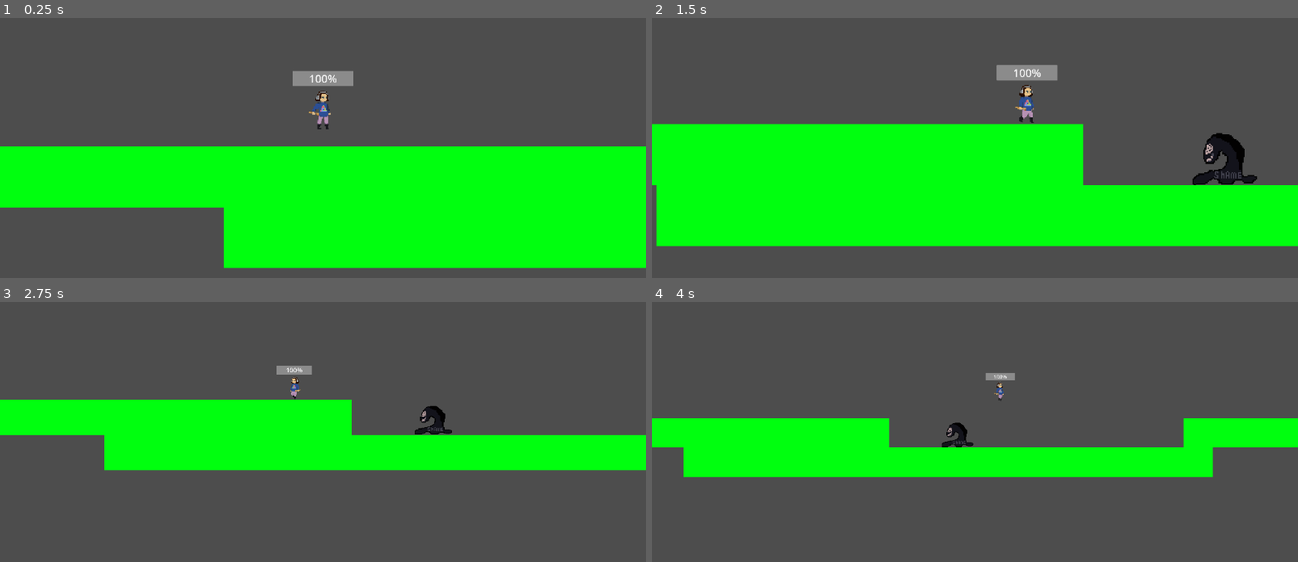
Above: before the commit, frames 1-4 (two rows, left to right).
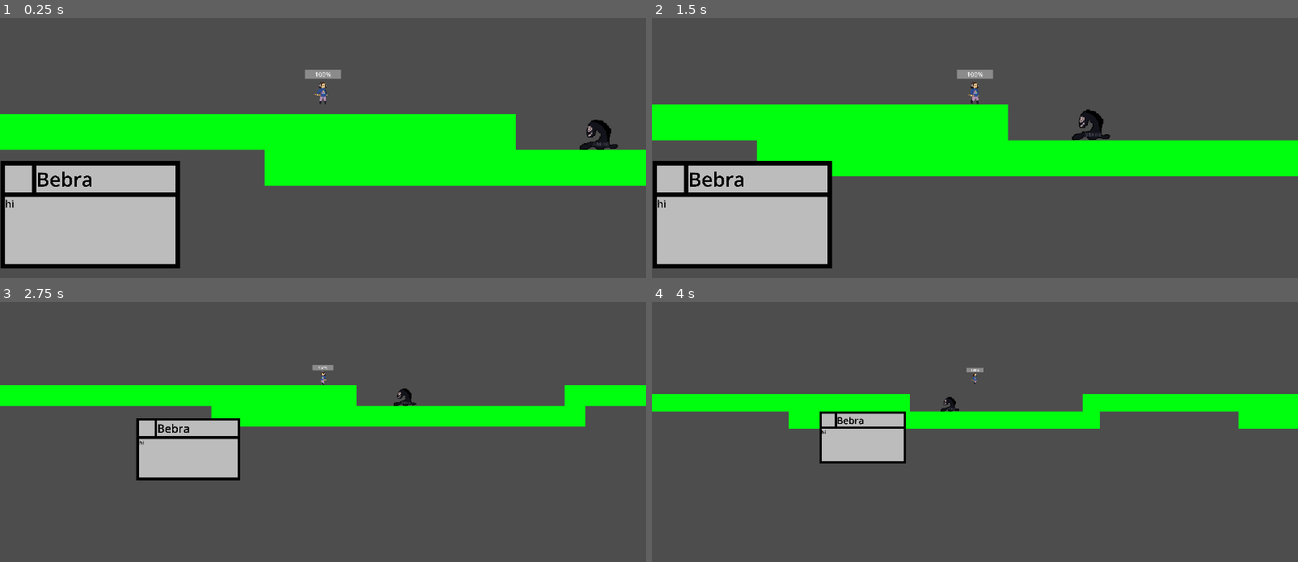
Above: after the commit, the same moments.

Repository: Hetkinsonn/a_lovely_playlist
Game: Godot game, scene res://Scenes/test_room.tscn
The game is run twice, just before and just after one commit, with the same random seed, the same clock (stepped at 60 frames per second) and the same inputs.
Inputs (mouse positions are in pixels of both pictures, inside the frame that each line leads up to):
- Up to frame 1 (0.25 s): no input
- Up to frame 2 (1.5 s): tap Enter (ui_accept) at 0.5, 0.6, 0.77, 1.07 s; move the mouse to (1117, 77) at 0.52 s; hold Right (ui_right) from 0.53 s (still down); move the mouse to (845, 114) at 1.27 s; click (845, 114) at 1.35 s
- Up to frame 3 (2.75 s): tap Enter (ui_accept) at 1.52, 1.55, 1.82, 2.3 s; move the mouse to (outside the picture) at 2.02 s; release Right (ui_right) at 2.03 s; hold Left (ui_left) from 2.03 s (still down); hold Mouse wheel down (mmb_down) from 2.03 s (still down)
- Up to frame 4 (4 s): move the mouse to (942, 452) at 2.77 s; release Left (ui_left) at 2.78 s; release Mouse wheel down (mmb_down) at 2.78 s; hold Right (ui_right) from 2.78 s (still down); tap Mouse wheel up (mmb_up) at 2.85 s; tap Enter (ui_accept) at 3.02, 3.05, 3.32, 3.6, 3.77 s; move the mouse to (1168, 434) at 3.52 s

The runs differ from the first frame. In frame 1, 47% of the frame differs, in the area x 0-100%, y 19-97%; in frame 2, 43%; in frame 3, 24%; in frame 4, 23%.

Commit message:
0.0.1.1 Dialog system 1

Diff:
--- a/Scenes/Liya.tscn
+++ b/Scenes/Liya.tscn
@@ -125,9 +125,7 @@
 frame_progress = 0.00561465
 
 [node name="Camera2D" type="Camera2D" parent="."]
-zoom = Vector2(1.7, 1.7)
 process_callback = 0
-position_smoothing_enabled = true
 
 [node name="HealthBar" type="ProgressBar" parent="."]
 offset_left = -32.0
--- /dev/null
+++ b/Scenes/dialog_window.tscn
@@ -0,0 +1,70 @@
+[gd_scene load_steps=2 format=3 uid="uid://1whxg574l70f"]
+
+[ext_resource type="Script" path="res://Scripts/DialogWindow.gd" id="1_cb2bu"]
+
+[node name="DialogWindow" type="Control"]
+layout_mode = 3
+anchors_preset = 15
+anchor_right = 1.0
+anchor_bottom = 1.0
+offset_left = -160.0
+offset_top = -96.0
+offset_right = -992.0
+offset_bottom = -552.0
+grow_horizontal = 2
+grow_vertical = 2
+pivot_offset = Vector2(160, 96)
+script = ExtResource("1_cb2bu")
+
+[node name="Border" type="ColorRect" parent="."]
+layout_mode = 0
+offset_right = 320.0
+offset_bottom = 192.0
+color = Color(0, 0, 0, 1)
+
+[node name="Background" type="ColorRect" parent="."]
+layout_mode = 0
+offset_left = 8.0
+offset_top = 8.0
+offset_right = 312.0
+offset_bottom = 184.0
+color = Color(0.735797, 0.735797, 0.735797, 1)
+
+[node name="Line1" type="ColorRect" parent="."]
+layout_mode = 0
+offset_left = 8.0
+offset_top = 56.0
+offset_right = 320.0
+offset_bottom = 64.0
+color = Color(0, 0, 0, 1)
+
+[node name="Line2" type="ColorRect" parent="."]
+layout_mode = 0
+offset_left = 56.0
+offset_top = 8.0
+offset_right = 64.0
+offset_bottom = 64.0
+color = Color(0, 0, 0, 1)
+
+[node name="CharacterName" type="Label" parent="."]
+layout_mode = 0
+offset_left = 64.0
+offset_top = 8.0
+offset_right = 2182.0
+offset_bottom = 418.0
+scale = Vector2(0.117068, 0.117068)
+theme_override_colors/font_color = Color(0, 0, 0, 1)
+theme_override_font_sizes/font_size = 300
+text = "Liya"
+
+[node name="DialogText" type="Label" parent="."]
+layout_mode = 0
+offset_left = 8.0
+offset_top = 64.0
+offset_right = 2605.0
+offset_bottom = 1089.0
+scale = Vector2(0.117068, 0.117068)
+theme_override_colors/font_color = Color(0, 0, 0, 1)
+theme_override_font_sizes/font_size = 150
+text = "Привет, путник! Рады тебя видеть в наших краях. Твоя цель - поесть обед в этой игре. Ну что, справишься? Или тебе помочь?"
+autowrap_mode = 3
--- /dev/null
+++ b/Scripts/DialogWindow.gd
@@ -0,0 +1,10 @@
+extends Control
+
+@export var character_name: String
+@export var text: String
+@export_range(0,100) var appear_symbols_speed : int
+@export var Liya : Node2D
+
+func _ready():
+	$CharacterName.text = str(character_name)
+	$DialogText.text = str(text)
--- a/Scripts/Liya.gd
+++ b/Scripts/Liya.gd
@@ -2,16 +2,27 @@
 
 @onready var anim = $AnimatedSprite2D
 @onready var HB = $HealthBar
+@onready var d = Dialogs
+@onready var cam = $Camera2D
 
 const SPEED = 300.0
 const JUMP_VELOCITY = -300.0
 
 var gravity = ProjectSettings.get_setting("physics/2d/default_gravity")
-var jj = true
+var jj = true #double jump
+@export var is_moving = false
 @export var Health = 100
 @export var debuff1 = 0 #Can't healing
 
+func camera_smoothing():
+	pass
+
+func _ready():
+	d.CreateDialogWindow("Bebra","hi",Vector2(-575,115),1,self)
+
 func _process(delta):
+	camera_smoothing()
+	print(is_moving)
 	HB.value = Health
 	if Health < 1:
 		_exit_tree()
@@ -27,18 +38,23 @@
 		jj = true
 	if not is_on_floor():
 		velocity.y += gravity * delta
+		is_moving = true
 	if Input.is_action_just_pressed("ui_accept") and is_on_floor():
 		velocity.y = JUMP_VELOCITY
+		is_moving = true
 	if Input.is_action_just_pressed("ui_accept") and not is_on_floor() and jj == true:
 		velocity.y = JUMP_VELOCITY
 		jj = false
+		is_moving = true
 	var direction = Input.get_axis("ui_left", "ui_right")
 	if direction:
 		velocity.x = direction * SPEED
 		anim.play("hodba")
+		is_moving = true
 	else:
 		velocity.x = move_toward(velocity.x, 0, SPEED)
 		anim.play("idle")
+		is_moving = false
 	if direction == -1:
 		$AnimatedSprite2D.flip_h = true
 	elif direction == 1:
--- /dev/null
+++ b/Scripts/dialogs.gd
@@ -0,0 +1,12 @@
+extends Node
+
+var dialog = preload("res://Scenes/dialog_window.tscn")
+
+func CreateDialogWindow(character_name:String, text:String, position: Vector2, appear_symbols_speed:int, Liya:Node2D):
+	var di = dialog.instantiate()
+	di.character_name = character_name
+	di.text = text
+	di.position = position
+	di.appear_symbols_speed = appear_symbols_speed
+	di.Liya = Liya
+	Liya.add_child(di)
--- a/plohie_chuvstva.gd
+++ b/plohie_chuvstva.gd
@@ -33,7 +33,6 @@
 		#look_at(Vector2(target.position.x,position.y))
 		var different = target.position.x - position.x
 		var gpx = global_position.x
-		print(different)
 		if different > 0: #Right
 			velocity.x = 50
 			AS.play("run")
--- a/project.godot
+++ b/project.godot
@@ -14,6 +14,10 @@
 run/main_scene="res://Scenes/test_room.tscn"
 config/features=PackedStringArray("4.2", "GL Compatibility")
 config/icon="res://icon.svg"
+
+[autoload]
+
+Dialogs="*res://Scripts/dialogs.gd"
 
 [input]
 
